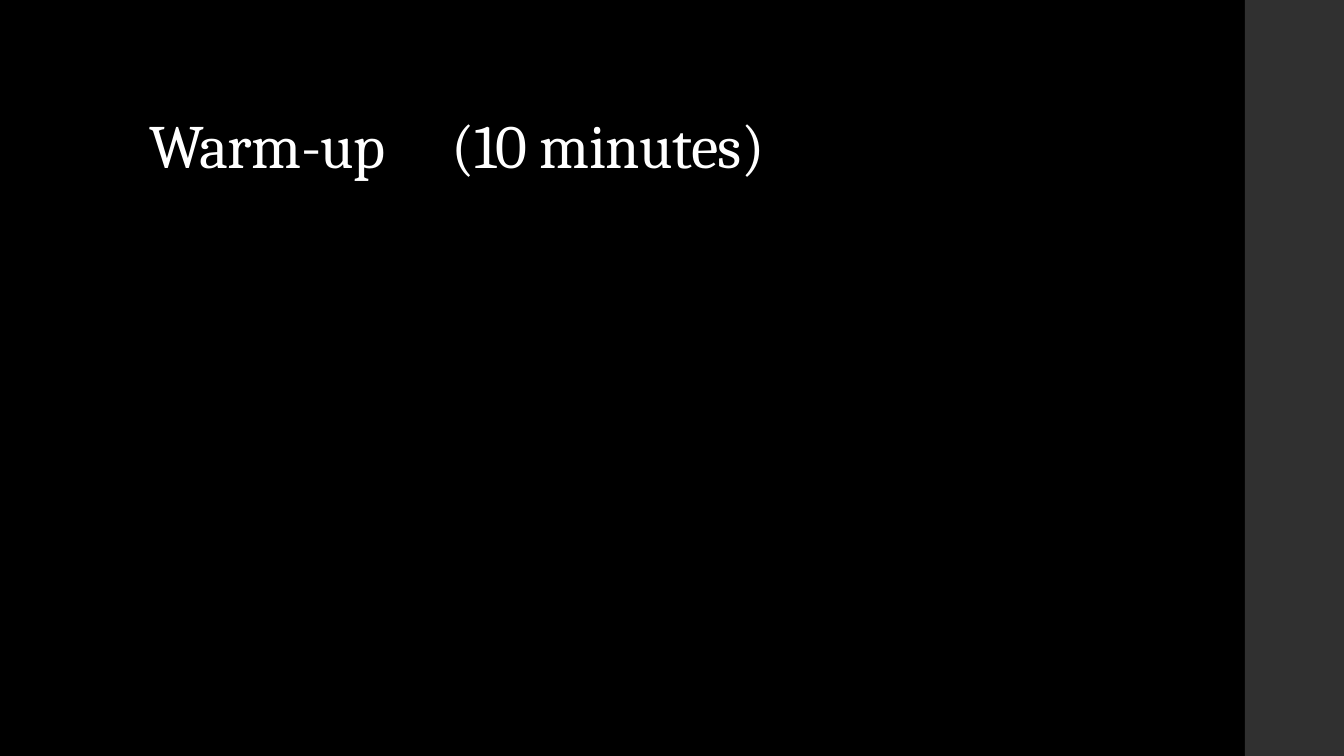
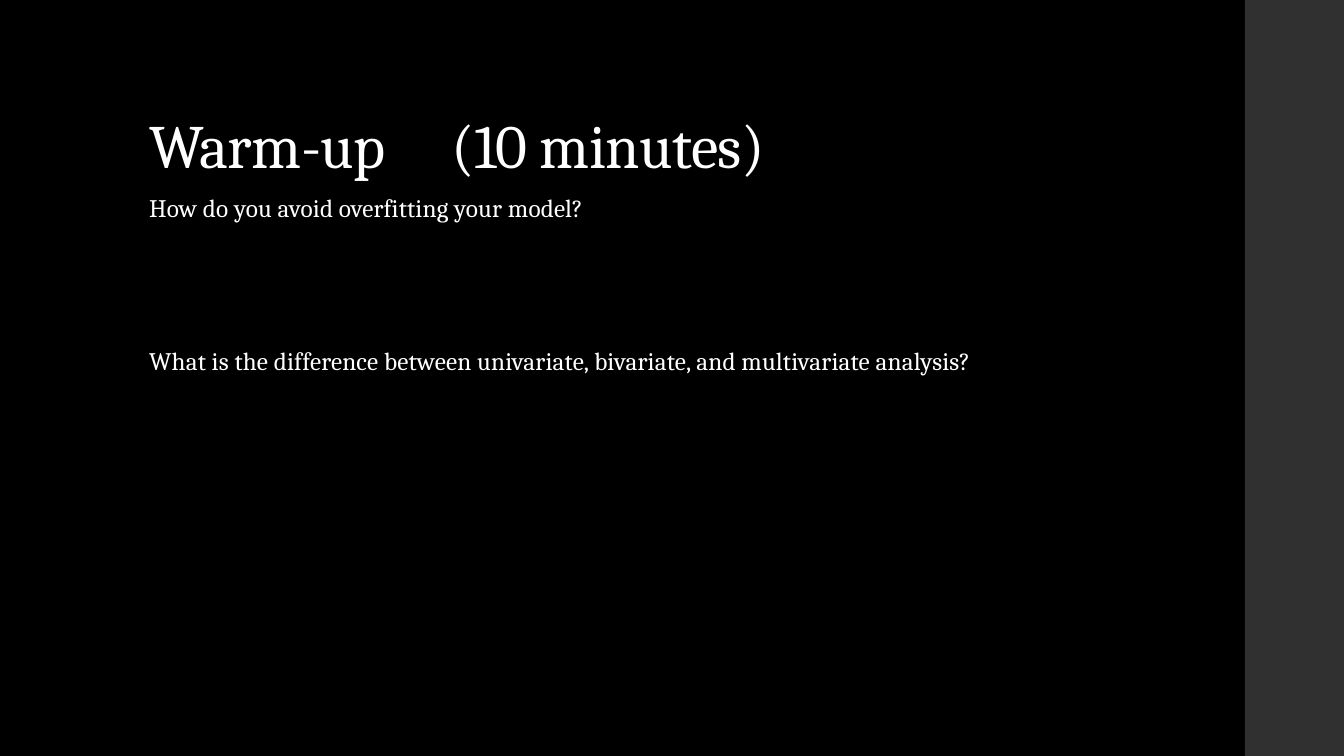
Before and after one commit to ytaiwo/Homework, a slide deck: slide 2 of week_20/week_20_presentation.pptx. Drawn at 1344x756 pixels with LibreOffice and Linux fonts; fonts in the diff are those of the drawing. Boxes give left, top, right and bottom in pixels: in the first picture for what was removed or moved away, otherwise in the second. Text is boxed around its words. In the diff, an @@ line names an element or a change of style, - is before the commit and + after.

```diff
--- a/week_20/week_20_presentation.pptx
+++ b/week_20/week_20_presentation.pptx
@@ text added at bbox=[149, 199, 970, 376], 18 pt, text #FFFFFF @@
+How do you avoid overfitting your model?
+What is the difference between univariate, bivariate, and multivariate analysis?
```
Also in this commit, not shown: 2 other slides changed, 3 slides added, 14 other files.
